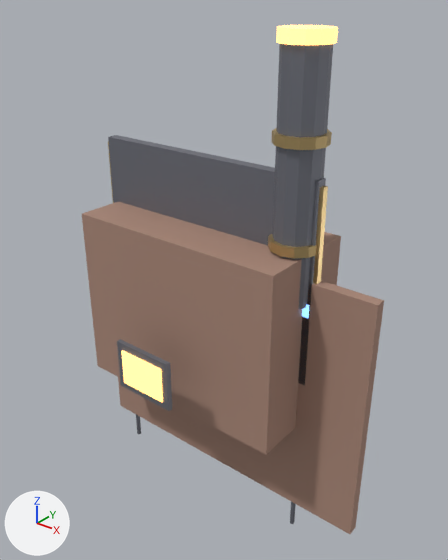
One commit to the glTF model game/assets/models/gearforge_boiler_house.glb: the scene before it, then after it.
Both versions are drawn from a 50 mm camera at (9.41, -11.72, 10.13) aimed at (-0.08, 0.13, 2.78). Every picture has the same lights, and +X, +Y and +Z are marked at lower left. The picture after the commit comes second. Vertices at exactly the same position are counted once.

Objects in the first picture: 'gearforge_boiler_house_chimney', 'gearforge_boiler_house_chimney_band_a', 'gearforge_boiler_house_chimney_band_b', 'gearforge_boiler_house_chimney_lip', 'gearforge_boiler_house_furnace_frame', 'gearforge_boiler_house_furnace_mouth', 'gearforge_boiler_house_hall', 'gearforge_boiler_house_lamp_pole_-38', 'gearforge_boiler_house_lamp_pole_26', 'gearforge_boiler_house_pad', 'gearforge_boiler_house_roof', 'gearforge_boiler_house_roof_trim' and 1 more.
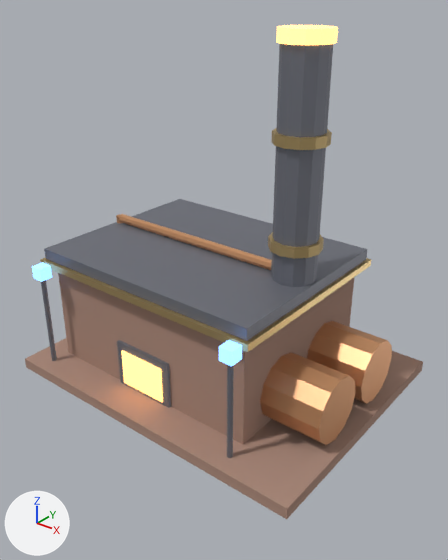
Patch to the scene script:
```diff
--- a/game/assets/models/gearforge_boiler_house.glb.py
+++ b/game/assets/models/gearforge_boiler_house.glb.py
@@ me_cube_001 @@
-me_cube_001.from_pydata(...)  # 8 vertices, 12 faces; spans x -3.8..2.6, y -1.5..1.5, z -0.7..4.3
+me_cube_001.from_pydata(...)  # 8 vertices, 12 faces; spans x -3.8..2.6, y -2.5..2.5, z 0.3..3.3
+# me_cube_001 part 1: the whole mesh is scaled about its middle by (1, 1.67, 0.6)
 me_cube_001.materials.append(mat_gearforge_boiler_house_brick_mat)
@@ me_cube_006 @@
-me_cube_006.from_pydata(...)  # 8 vertices, 12 faces; spans x -3.975..-3.625, y -0.175..0.175, z 2.725..3.075
+me_cube_006.from_pydata(...)  # 8 vertices, 12 faces; spans x -3.975..-3.625, y -3.175..-2.825, z 2.9..3.25
+# me_cube_006 part 2: the whole mesh is moved by (0.0, -3.0, 0.175)
 me_cube_006.materials.append(mat_gearforge_boiler_house_glow_mat)
@@ me_cube @@
-me_cube.from_pydata(...)  # 8 vertices, 12 faces; spans x -4.5..4.5, y -0.15..0.15, z -3.35..3.65
+me_cube.from_pydata(...)  # 8 vertices, 12 faces; spans x -4.5..4.5, y -3.5..3.5, z 0.0..0.3
+# me_cube part 3: the whole mesh is scaled about its middle by (1, 23.3, 0.0429)
 me_cube.materials.append(mat_gearforge_boiler_house_brick_mat)
@@ me_cube_002 @@
-me_cube_002.from_pydata(...)  # 8 vertices, 12 faces; spans x -4.0..2.8, y -0.15..0.15, z 0.75..6.15
+me_cube_002.from_pydata(...)  # 8 vertices, 12 faces; spans x -4.0..2.8, y -2.7..2.7, z 3.3..3.6
+# me_cube_002 part 4: the whole mesh is scaled about its middle by (1, 18, 0.0556)
 me_cube_002.materials.append(mat_gearforge_boiler_house_iron_mat)
@@ me_cube_003 @@
-me_cube_003.from_pydata(...)  # 8 vertices, 12 faces; spans x -4.1..2.9, y -0.09..0.09, z 0.4..6.0
+me_cube_003.from_pydata(...)  # 8 vertices, 12 faces; spans x -4.1..2.9, y -2.8..2.8, z 3.11..3.29
+# me_cube_003 part 5: the whole mesh is scaled about its middle by (1, 31.1, 0.0321)
 me_cube_003.materials.append(mat_gearforge_boiler_house_brass_mat)
@@ me_cylinder_004 @@
-me_cylinder_004.from_pydata(...)  # 24 vertices, 44 faces; spans x -2.65..-0.95, y 0.6..3.0, z 0.35..2.05
+me_cylinder_004.from_pydata(...)  # 24 vertices, 44 faces; spans x 1.8..4.2, y -1.85..-0.15, z 0.3..2.0
+# me_cylinder_004 part 6: the whole mesh is multiplied about its middle by the matrix ((0.0, -1.0, 0.0), (0.0, 0.0, 1.0), (-1.0, 0.0, 0.0)), then moved by (4.8, -2.8, -0.05)
 me_cylinder_004.materials.append(mat_gearforge_boiler_house_copper_mat)
@@ me_cylinder_005 @@
-me_cylinder_005.from_pydata(...)  # 24 vertices, 44 faces; spans x -0.65..1.05, y 0.6..3.0, z 0.35..2.05
+me_cylinder_005.from_pydata(...)  # 24 vertices, 44 faces; spans x 1.8..4.2, y 0.15..1.85, z 0.3..2.0
+# me_cylinder_005 part 7: the whole mesh is multiplied about its middle by the matrix ((0.0, -1.0, 0.0), (0.0, 0.0, 1.0), (-1.0, 0.0, 0.0)), then moved by (2.8, -0.8, -0.05)
 me_cylinder_005.materials.append(mat_gearforge_boiler_house_copper_mat)
@@ ob_gearforge_boiler_house_lamp_pole_26 @@
 ob_gearforge_boiler_house_lamp_pole_26 = bpy.data.objects.new('gearforge_boiler_house_lamp_pole_26', me_cylinder_009)
-ob_gearforge_boiler_house_lamp_pole_26.location = (2.6, 0.0, -3.0)
+ob_gearforge_boiler_house_lamp_pole_26.location = (2.6, -3.0, 1.6)
@@ ob_gearforge_boiler_house_lamp_pole__38 @@
 ob_gearforge_boiler_house_lamp_pole__38 = bpy.data.objects.new('gearforge_boiler_house_lamp_pole_-38', me_cylinder_008)
-ob_gearforge_boiler_house_lamp_pole__38.location = (-3.8, 0.0, -3.0)
+ob_gearforge_boiler_house_lamp_pole__38.location = (-3.8, -3.0, 1.6)
```

Pixel boxes (x1, y1, x2, y2) of what changed, in the pictures (448 x 560 px; the box of a moved part takes in the faces that stretch with it):
'gearforge_boiler_house_hall', rescaled
    before: (82, 202, 341, 455)
    after: (58, 273, 354, 444)
'gearforge_boiler_house_pad', rescaled (49% wider, 28% shorter)
    before: (118, 281, 384, 534)
    after: (25, 338, 423, 519)
'gearforge_boiler_house_roof', rescaled (48% wider, 43% shorter)
    before: (108, 135, 326, 386)
    after: (44, 199, 367, 341)
'gearforge_boiler_house_tank_1', reshaped (not visible before)
    after: (307, 321, 392, 404)
'gearforge_boiler_house_roof_trim', rescaled
    before: (108, 141, 328, 284)
    after: (40, 258, 371, 352)
'gearforge_boiler_house_lamp_pole_26', moved
    before: (290, 502, 296, 524)
    after: (227, 365, 234, 458)
'gearforge_boiler_house_lamp_pole_-38', moved
    before: (136, 415, 141, 434)
    after: (41, 280, 57, 361)
'gearforge_boiler_house_lamp_head_-38', moved (not visible before)
    after: (32, 262, 52, 282)
part 6 of me_cylinder_004, moved or reshaped (not visible before)
    after: (260, 352, 355, 445)
'gearforge_boiler_house_pipe_h', unchanged, uncovered by the edit
    after: (119, 214, 272, 270)
